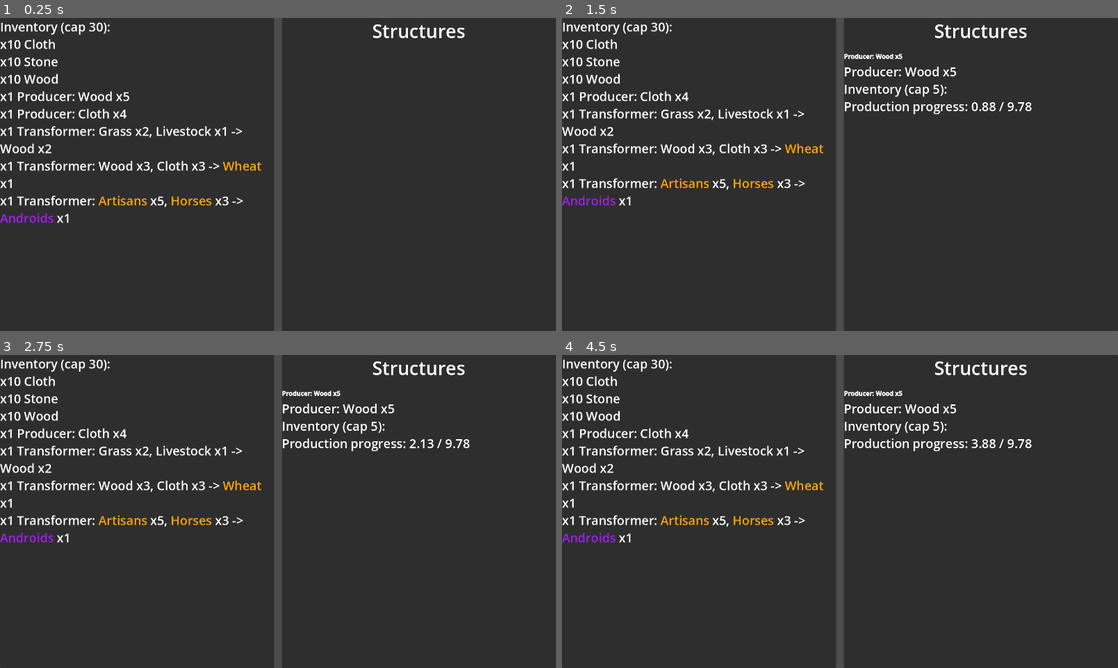
Above: before the commit, frames 1-4 (two rows, left to right).
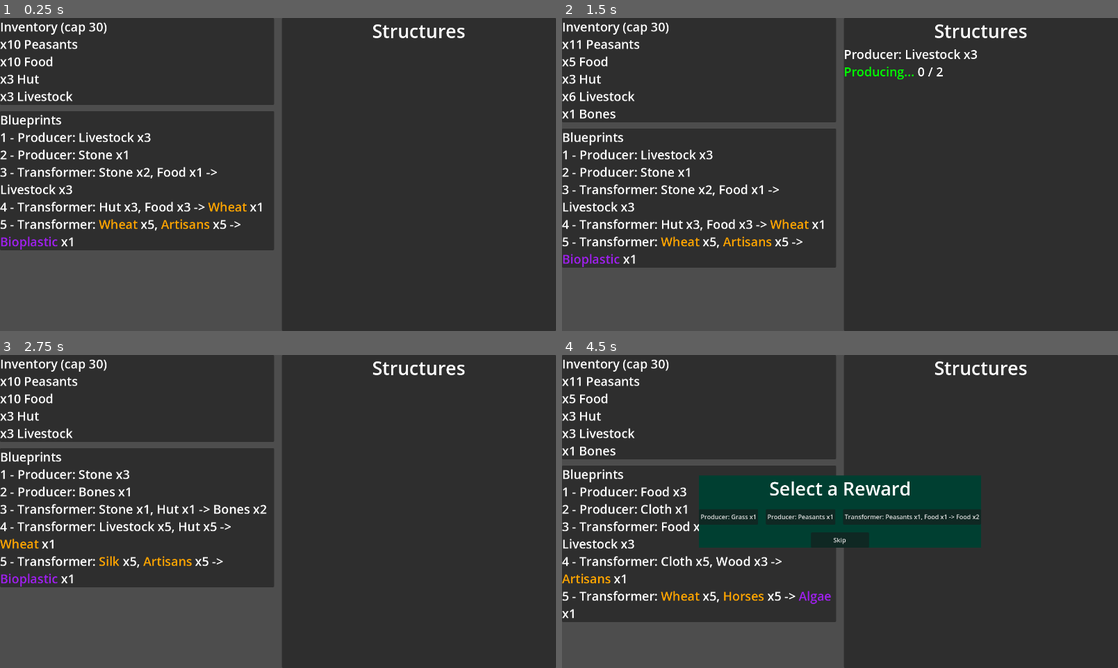
Above: after the commit, the same moments.

Repository: hellochar/godot-sketches
Game: Godot game, scene res://world.tscn
The game is run twice, just before and just after one commit, with the same random seed, the same clock (stepped at 60 frames per second) and the same inputs.
Inputs (mouse positions are in pixels of both pictures, inside the frame that each line leads up to):
- Up to frame 1 (0.25 s): no input
- Up to frame 2 (1.5 s): tap Enter at 0.5 s; tap 1 at 0.6 s; tap Space at 0.77, 1.07 s; tap 9 at 0.8, 1.35 s
- Up to frame 3 (2.75 s): tap Space at 1.52, 1.82 s; tap B at 1.55, 2.1 s; tap R at 2.3 s
- Up to frame 4 (4.5 s): tap R at 2.85 s; tap Space at 3.02, 3.32 s; tap Z at 3.05, 4.35 s; click (840, 539) at 3.5 s, where only the run after the commit has a clickable "Skip"

The runs differ from the first frame. In frame 1, 19% of the frame differs, in the area x 0-50%, y 2-100%; in frame 2, 18%; in frame 3, 20%; in frame 4, 25%, in the area x 0-85%, y 2-100%.

Commit message:
reward picker

Diff:
--- a/item.gd
+++ b/item.gd
@@ -30,5 +30,5 @@
 @export var tier: ETier
 @export var tags: Array[ETag] = []
 
-func _process(inventory: World.Inventory, amount: int, delta: float) -> void:
-  pass
+func tick(inventory: World.Inventory, amount: int, ticks: int) -> Dictionary[Item, int]:
+  return {}
--- /dev/null
+++ b/items/basic/bones.tres
@@ -0,0 +1,7 @@
+[gd_resource type="Resource" script_class="Item" load_steps=2 format=3 uid="uid://dkmtqu2p6beda"]
+
+[ext_resource type="Script" uid="uid://cdhbuu2d1xlss" path="res://item.gd" id="1_o47nc"]
+
+[resource]
+script = ExtResource("1_o47nc")
+metadata/_custom_type_script = "uid://cdhbuu2d1xlss"
--- /dev/null
+++ b/items/basic/food.tres
@@ -0,0 +1,7 @@
+[gd_resource type="Resource" script_class="Item" load_steps=2 format=3 uid="uid://d2khwqsxraca0"]
+
+[ext_resource type="Script" uid="uid://cdhbuu2d1xlss" path="res://item.gd" id="1_0egc2"]
+
+[resource]
+script = ExtResource("1_0egc2")
+metadata/_custom_type_script = "uid://cdhbuu2d1xlss"
--- /dev/null
+++ b/items/basic/grass.gd
@@ -0,0 +1,16 @@
+extends Item
+class_name Grass
+
+const FOOD = preload("res://items/basic/food.tres")
+func tick(inventory: World.Inventory, grass: int, ticks: int) -> Dictionary[Item, int]:
+  # every 5 grass produces one food
+  # every 5 grass produces one grass
+  var changes: Dictionary[Item, int] = {}
+  var food_produced = int((grass * ticks) / 5.0)
+  var grass_produced = int((grass * ticks) / 5.0)
+  if food_produced > 0:
+    changes[FOOD] = food_produced
+    print ("%d Grass produced %d food and grass" % [grass, food_produced])
+  if grass_produced > 0:
+    changes[self as Item] = grass_produced
+  return changes
--- a/items/basic/grass.tres
+++ b/items/basic/grass.tres
@@ -1,8 +1,8 @@
-[gd_resource type="Resource" script_class="Res" load_steps=2 format=3 uid="uid://mnjj8all4e1w"]
+[gd_resource type="Resource" script_class="Grass" load_steps=2 format=3 uid="uid://mnjj8all4e1w"]
 
-[ext_resource type="Script" uid="uid://cdhbuu2d1xlss" path="res://res.gd" id="1_8llt2"]
+[ext_resource type="Script" uid="uid://cf3h6rao1p7j1" path="res://items/basic/grass.gd" id="1_xenjs"]
 
 [resource]
-script = ExtResource("1_8llt2")
+script = ExtResource("1_xenjs")
 name = "Wood"
 metadata/_custom_type_script = "uid://cdhbuu2d1xlss"
--- /dev/null
+++ b/items/basic/hut.tres
@@ -0,0 +1,7 @@
+[gd_resource type="Resource" script_class="Item" load_steps=2 format=3 uid="uid://d1nw8fqm3m83l"]
+
+[ext_resource type="Script" uid="uid://cdhbuu2d1xlss" path="res://item.gd" id="1_b85op"]
+
+[resource]
+script = ExtResource("1_b85op")
+metadata/_custom_type_script = "uid://cdhbuu2d1xlss"
--- /dev/null
+++ b/items/basic/peasants.gd
@@ -0,0 +1,88 @@
+extends Item
+class_name Peasants
+
+const FOOD = preload("res://items/basic/food.tres")
+const GRASS = preload("res://items/basic/grass.tres")
+const HUT = preload("res://items/basic/hut.tres")
+const BONES = preload("res://items/basic/bones.tres")
+const STONE = preload("res://items/basic/stone.tres")
+const WOOD = preload("res://items/basic/wood.tres")
+const LIVESTOCK = preload("res://items/basic/livestock.tres")
+
+func tick(inventory: World.Inventory, peasants: int, ticks: int) -> Dictionary[Item, int]:
+  # separate peasants into housed and unhoused:
+  # housed = min(peasants, huts * 2)
+  # unhoused = peasants - housed
+  # deathrate:
+  #  starvation = (peasants - (food * 5)) / 5
+  #  natural = housed_peasants / 20 + unhoused_peasants / 5
+  # birthrate is housed_peasants / 5 + unhoused_peasants / 10, but only if starvation < 5% of peasant population
+
+  # dead peasants turn into bones
+
+  # unhoused peasants automatically build huts if able:
+  # a hut is 1 stone, 1 wood
+
+  # peasants automatically slaughter livestock if able:
+  # one livestock is 5 food
+
+  var changes: Dictionary[Item, int] = {}
+
+  var huts = inventory.num(HUT)
+  var housed = min(peasants, huts * 2)
+  var unhoused = peasants - housed
+  print ("Peasants: %d (Housed: %d, Unhoused: %d)" % [peasants, housed, unhoused])
+
+  var food = inventory.num(FOOD)
+  var livestock_count = inventory.num(LIVESTOCK)
+  var stone = inventory.num(STONE)
+  var wood = inventory.num(WOOD)
+
+  var new_huts_desired = int(ceil(unhoused / 2.0))
+  var huts_to_build = min(new_huts_desired, stone, wood)
+  changes[HUT] = changes.get(HUT, 0) + huts_to_build
+  changes[STONE] = changes.get(STONE, 0) - huts_to_build
+  changes[WOOD] = changes.get(WOOD, 0) - huts_to_build
+  huts += huts_to_build
+  housed = min(peasants, huts * 2)
+  unhoused = peasants - housed
+  print ("Wanted %d huts, Built %d huts, now %d housed, %d unhoused" % [new_huts_desired, huts_to_build, housed, unhoused])
+
+  var num_hungry = max(0, peasants - (food * 5))
+
+  if livestock_count > 0:
+    var to_slaughter = min(livestock_count, int(ceil(num_hungry / 5.0)))
+    changes[LIVESTOCK] = changes.get(LIVESTOCK, 0) - to_slaughter
+    changes[FOOD] = changes.get(FOOD, 0) + to_slaughter * 5
+    food += to_slaughter * 5
+    num_hungry = max(0, peasants - (food * 5))
+    print ("Slaughtered %d livestock for %d food" % [to_slaughter, to_slaughter * 5])
+
+  print ("Num hungry: %d" % num_hungry)
+
+  var starvation = max(0, num_hungry / 5)
+  # if there's absolutely no food, make starvation at least 1
+  if food == 0 and peasants > 0:
+    starvation = max(starvation, 1)
+  var natural = housed / 20 + unhoused / 5
+  var deaths = int(starvation + natural)
+
+  print ("Starvation: %d, Natural: %d, Total deaths: %d" % [int(starvation), int(natural), deaths])
+
+  if deaths > 0:
+    changes[self as Item] = changes.get(self as Item, 0) - deaths
+    changes[BONES] = changes.get(BONES, 0) + deaths
+
+  if starvation < peasants * 0.05:
+    var births = int(housed / 5 + unhoused / 10)
+    changes[self as Item] = changes.get(self as Item, 0) + births
+    print ("Births: %d" % births)
+
+  # eat food (assume ticks is 1)
+  var food_needed = int(ceil(peasants / 5.0))
+  var food_used = min(food, food_needed)
+  changes[FOOD] = changes.get(FOOD, 0) - food_used
+
+  print ("Food used: %d" % food_used)
+  print ("Total changes: %s" % changes)
+  return changes
--- a/items/basic/peasants.tres
+++ b/items/basic/peasants.tres
@@ -1,7 +1,7 @@
-[gd_resource type="Resource" script_class="Res" load_steps=2 format=3 uid="uid://7dy8nw3tmyvj"]
+[gd_resource type="Resource" load_steps=2 format=3 uid="uid://7dy8nw3tmyvj"]
 
-[ext_resource type="Script" uid="uid://cdhbuu2d1xlss" path="res://res.gd" id="1_m67xc"]
+[ext_resource type="Script" uid="uid://bllfebw3pn4wx" path="res://items/basic/peasants.gd" id="1_mv2qe"]
 
 [resource]
-script = ExtResource("1_m67xc")
+script = ExtResource("1_mv2qe")
 metadata/_custom_type_script = "uid://cdhbuu2d1xlss"
--- /dev/null
+++ b/picker.gd
@@ -0,0 +1,41 @@
+extends Control
+class_name Picker
+
+signal item_selected(item: Item, amount: int)
+
+var inventory: World.Inventory
+var skippable: bool = true
+@onready var container: BoxContainer = %Container
+@onready var skip_button: Button = %SkipButton
+
+func set_inventory(inv: World.Inventory, _skippable: bool = true) -> void:
+  inventory = inv
+  self.skippable = _skippable
+  refresh()
+
+func refresh() -> void:
+  for child in container.get_children():
+    child.queue_free()
+
+  if not inventory:
+    return
+
+  for item in inventory.dict.keys():
+    var button = Button.new()
+    button.custom_minimum_size = Vector2(150, 40)
+    var amount = inventory.dict[item]
+    if amount <= 1:
+      button.text = item.name
+    else:
+      button.text = "%s (x%d)" % [item.name, amount]
+    button.pressed.connect(func(): _on_item_clicked(item, amount))
+    container.add_child(button)
+
+  if skippable:
+    skip_button.pressed.connect(func(): _on_item_clicked(null, 0))
+    skip_button.show()
+  else:
+    skip_button.hide()
+
+func _on_item_clicked(item: Item, amount: int) -> void:
+  item_selected.emit(item, amount)
--- /dev/null
+++ b/picker.tscn
@@ -0,0 +1,57 @@
+[gd_scene load_steps=4 format=3 uid="uid://dpicker123456"]
+
+[ext_resource type="Script" uid="uid://b6xp88qys52of" path="res://picker.gd" id="1_picker"]
+
+[sub_resource type="StyleBoxFlat" id="StyleBoxFlat_nbr10"]
+bg_color = Color(0, 0.24553636, 0.19105443, 1)
+
+[sub_resource type="LabelSettings" id="LabelSettings_nbr10"]
+font_size = 48
+
+[node name="Picker" type="Control"]
+layout_mode = 3
+anchors_preset = 15
+anchor_right = 1.0
+anchor_bottom = 1.0
+grow_horizontal = 2
+grow_vertical = 2
+script = ExtResource("1_picker")
+
+[node name="PanelContainer" type="PanelContainer" parent="."]
+layout_mode = 1
+anchors_preset = 8
+anchor_left = 0.5
+anchor_top = 0.5
+anchor_right = 0.5
+anchor_bottom = 0.5
+offset_left = -20.0
+offset_top = -20.0
+offset_right = 20.0
+offset_bottom = 20.0
+grow_horizontal = 2
+grow_vertical = 2
+theme_override_styles/panel = SubResource("StyleBoxFlat_nbr10")
+
+[node name="BoxContainer" type="BoxContainer" parent="PanelContainer"]
+layout_mode = 2
+theme_override_constants/separation = 20
+vertical = true
+
+[node name="Label" type="Label" parent="PanelContainer/BoxContainer"]
+layout_mode = 2
+text = "Select a Reward"
+label_settings = SubResource("LabelSettings_nbr10")
+horizontal_alignment = 1
+
+[node name="Container" type="BoxContainer" parent="PanelContainer/BoxContainer"]
+unique_name_in_owner = true
+layout_mode = 2
+theme_override_constants/separation = 20
+alignment = 1
+
+[node name="SkipButton" type="Button" parent="PanelContainer/BoxContainer"]
+unique_name_in_owner = true
+custom_minimum_size = Vector2(150, 40)
+layout_mode = 2
+size_flags_horizontal = 4
+text = "Skip"
--- a/structure.gd
+++ b/structure.gd
@@ -3,13 +3,13 @@
 
 @export var ingredients: Dictionary[Item, int] = {}
 @export var production: Dictionary[Item, int] = {}
-@export var production_time: float = 0
+@export var production_time: int = 0 # in ticks
 
 static func generate_random_producer() -> Structure:
   var structure = Structure.new()
   var rand_basic: Item = ItemLibrary.get_by_tier(Item.ETier.Basic).pick_random()
-  structure.production[rand_basic] = randi_range(3, 5)
-  structure.production_time = randf_range(5, 10)
+  structure.production[rand_basic] = randi_range(1, 3)
+  structure.production_time = randi_range(1, 3)
   structure.description = structure.describe()
   structure.tier = Item.ETier.Basic
   structure.tags.push_back(Item.ETag.Structure)
@@ -25,8 +25,8 @@
     structure.ingredients[res] = randi_range(1, 2)
     sum_ingredients += structure.ingredients[res]
   var rand_advanced: Item = ItemLibrary.get_by_tier(in_tier).pick_random()
-  structure.production[rand_advanced] = sum_ingredients - 1
-  structure.production_time = randf_range(10, 15)
+  structure.production[rand_advanced] = sum_ingredients
+  structure.production_time = randi_range(2, 4)
   structure.description = structure.describe()
   structure.tier = in_tier
   structure.tags.push_back(Item.ETag.Structure)
@@ -41,7 +41,7 @@
     structure.ingredients[res] = randi_range(3, 5)
   var rand_futuristic: Item = ItemLibrary.get_by_tier(upgraded_tier).pick_random()
   structure.production[rand_futuristic] = 1
-  structure.production_time = randf_range(15, 20)
+  structure.production_time = randi_range(7, 10)
   structure.description = structure.describe()
   structure.tier = base_tier
   structure.tags.push_back(Item.ETag.Structure)
--- a/structure_instance.gd
+++ b/structure_instance.gd
@@ -2,24 +2,32 @@
 class_name StructureInstance
 
 var type: Structure
-var inventory: World.Inventory = World.Inventory.new(5)
-var production_timer: float = 0.0
+# var inventory: World.Inventory = World.Inventory.new(5)
+var production_timer: int = 0 # in ticks
+
+var inventory: World.Inventory:
+  get:
+    return World.main.inventory
 
 func render() -> void:
-  text = "[b]%s[/b]\n" % type.name
-  text += "%s\n" % type.description
-  text += inventory.to_string()
-  text += "Production progress: %.2f / %.2f\n" % [production_timer, type.production_time]
+  text = "%s\n" % type.description
+  # text += inventory.to_string()
+  if !can_produce():
+    text += "[color=red]Waiting for ingredients...[/color]\n"
+  else:
+    text += "[color=green]Producing...[/color] %d / %d\n" % [production_timer, type.production_time]
 
 func _process(delta: float) -> void:
+  render()
+
+func tick(ticks: int) -> void:
   if can_produce():
-    production_timer += delta
+    production_timer += ticks
     if production_timer >= type.production_time:
       produce()
-      production_timer = 0.0
-  else:
-    take(World.main.inventory)
-  render()
+      production_timer = 0
+  # else:
+  #   take(World.main.inventory)
 
 func take(source: World.Inventory) -> void:
   for res in type.ingredients.keys():
--- a/world.gd
+++ b/world.gd
@@ -8,81 +8,173 @@
 
 static var main: World
 
-var inventory: Inventory = Inventory.new(30)
+var inventory: Inventory = Inventory.new(30, "Inventory")
+var blueprints: Inventory = Inventory.new(1, "Blueprints")
+var board: Array[StructureInstance] = []
+var turn_count: int = 0
+var reward_inventory: Inventory = Inventory.new(30, "Rewards")
 
 func _enter_tree() -> void:
   main = self
 
 func _ready() -> void:
-  # add three basic random resources
-  var basic_resources = ItemLibrary.get_by_tier(Item.ETier.Basic)
-  for i in range(3):
-    var res = basic_resources.pick_random()
-    inventory.add(res, 10)
+  # # add three basic random resources
+  # var basic_resources = ItemLibrary.get_by_tier(Item.ETier.Basic)
+  # for i in range(3):
+  #   var res = basic_resources.pick_random()
+  #   inventory.add(res, 10)
 
-  inventory.add(Structure.generate_random_producer(), 1)
-  inventory.add(Structure.generate_random_producer(), 1)
-  inventory.add(Structure.generate_random_transformer_sametier(Item.ETier.Basic), 1)
-  inventory.add(Structure.generate_random_upgrader(Item.ETier.Basic, Item.ETier.Advanced), 1)
-  inventory.add(Structure.generate_random_upgrader(Item.ETier.Advanced, Item.ETier.Futuristic), 1)
+  inventory.add(preload("res://items/basic/peasants.tres"), 10)
+  inventory.add(preload("res://items/basic/food.tres"), 10)
+  inventory.add(preload("res://items/basic/hut.tres"), 3)
+  inventory.add(preload("res://items/basic/livestock.tres"), 3)
+
+  blueprints.prefix = true
+  blueprints.add(Structure.generate_random_producer(), 1)
+  blueprints.add(Structure.generate_random_producer(), 1)
+  blueprints.add(Structure.generate_random_transformer_sametier(Item.ETier.Basic), 1)
+  blueprints.add(Structure.generate_random_upgrader(Item.ETier.Basic, Item.ETier.Advanced), 1)
+  blueprints.add(Structure.generate_random_upgrader(Item.ETier.Advanced, Item.ETier.Futuristic), 1)
+
+  _process(0)
+
+func tick(ticks: int) -> void:
+  inventory.tick(ticks)
+  for structure_instance in board:
+    structure_instance.tick(ticks)
+
+  turn_count += ticks
+  # if turn_count % 5 == 0:
+  #   create_reward()
 
 func _process(delta: float) -> void:
-  inventory._process(delta)
   %MainInventory.text = inventory._to_string()
+  %Blueprints.text = blueprints._to_string()
 
 func _input(event: InputEvent) -> void:
   if event is InputEventKey and event.pressed and not event.echo:
-    if event.keycode == KEY_1:
-      # Debug: place first structure in inventory
-      var structures = []
-      for item in inventory.dict.keys():
-        if item is Structure:
-          structures.append(item)
-      if structures.size() > 0:
-        place(structures[0])
+    if event.keycode >= KEY_1 and event.keycode <= KEY_9:
+      var index = event.keycode - KEY_1
+      if index >= blueprints.dict.size():
+        return
+      var structure: Structure = blueprints.dict.keys()[index] as Structure
+      print ("Placing %s" % structure.name)
+      place(structure.duplicate())
+    if event.keycode == KEY_B:
+      var basic_resources = ItemLibrary.get_by_tier(Item.ETier.Basic)
+      var res = basic_resources.pick_random()
+      inventory.add(res, 10)
+    if event.keycode == KEY_R:
+      get_tree().reload_current_scene()
+    if event.keycode == KEY_Z:
+      create_reward()
+    if event.keycode == KEY_SPACE:
+      tick(1)
+
+const STRUCTURE_INSTANCE = preload("res://structure_instance.tscn")
+const PICKER_SCENE = preload("res://picker.tscn")
 
 func place(structure: Structure) -> void:
-  if inventory.dict.get(structure, 0) > 0:
-    inventory.remove(structure, 1)
-    _spawn_structure_instance(structure)
-
-const STRUCTURE_INSTANCE = preload("res://structure_instance.tscn")
-func _spawn_structure_instance(structure: Structure) -> void:
   var instance := STRUCTURE_INSTANCE.instantiate()
   instance.type = structure
   %StructuresContainer.add_child(instance)
+  board.append(instance)
+
+func create_reward() -> void:
+  reward_inventory.dict.clear()
+
+  for i in range(3):
+    var reward_type = randi() % 3
+    var reward: Item
+    if reward_type == 0:
+      reward = Structure.generate_random_producer()
+      reward_inventory.add(reward, 1)
+    elif reward_type == 1:
+      reward = Structure.generate_random_transformer_sametier(Item.ETier.Basic)
+      reward_inventory.add(reward, 1)
+    else:
+      reward = ItemLibrary.get_by_tier(Item.ETier.Basic).pick_random()
+      reward_inventory.add(reward, 10)
+
+  var picker = PICKER_SCENE.instantiate()
+  add_child(picker)
+  picker.set_inventory(reward_inventory)
+  picker.item_selected.connect(_on_reward_selected.bind(picker))
+
+func _on_reward_selected(item: Item, amount: int, picker: Node) -> void:
+  if item is Structure:
+    blueprints.add(item, amount)
+  else:
+    inventory.add(item, amount)
+  picker.queue_free()
+
+static func dict_add_all(me: Dictionary, other: Dictionary) -> void:
+  for key in other.keys():
+    me[key] = me.get(key, 0) + other[key]
+
+static func dict_trim_zero(me: Dictionary) -> void:
+  var keys_to_remove: Array = []
+  for key in me.keys():
+    if me[key] == 0:
+      keys_to_remove.append(key)
+  for key in keys_to_remove:
+    me.erase(key)
 
 class Inventory:
+  var name: String = "Inventory"
   var dict: Dictionary[Item, int] = {} # Resource and its amount
   var cap: int
+  var prefix: bool = false
 
-  func _init(_cap: int) -> void:
+  func _init(_cap: int, _name: String = "Inventory") -> void:
     cap = _cap
+    name = _name
 
   func _to_string() -> String:
-    var out := "Inventory (cap %d):\n" % cap
-    for res in dict.keys():
-      out += "x%d %s\n" % [dict[res], res.name]
+    var out := name
+    if cap > 1:
+      out += " (cap %d)" % cap
+    out += "\n"
+    var index = 1
+    for item in dict.keys():
+      var line: String = "%d - " % index if prefix else ""
+      index += 1
+      if cap > 1:
+        line += "x%d %s\n" % [dict[item], item.name]
+      else:
+        line += "%s\n" % item.name
+      out += line
     return out
 
-  func _process(delta):
-    for res in dict.keys():
-      res._process(self, dict[res], delta)
+  func tick(ticks: int):
+    var total_diff: Dictionary[Item, int] = {}
+    for item: Item in dict.keys():
+      var diff := item.tick(self, dict[item], ticks)
+      World.dict_add_all(total_diff, diff)
+    add_all(total_diff)
 
-  func add(res: Item, amount: int) -> void:
-    dict[res] = clamp(dict.get(res, 0) + amount, 0, cap)
-    if dict[res] == 0:
-      dict.erase(res)
+  func add(item: Item, amount: int) -> void:
+    dict[item] = clamp(num(item) + amount, 0, cap)
+    if dict[item] == 0:
+      dict.erase(item)
 
-  func add_all(other: Inventory) -> void:
-    for res in other.dict.keys():
-      add(res, other.dict[res])
+  func add_all(other: Variant) -> void:
+    var other_dict: Dictionary[Item, int]
+    if other is Dictionary:
+      other_dict = other
+    if other is Inventory:
+      other_dict = other.dict
+    for item in other_dict.keys():
+      add(item, other_dict[item])
+
+  func num(item: Item) -> int:
+    return dict.get(item, 0)
 
   func clear() -> void:
     dict.clear()
 
-  func remove(res: Item, amount: int) -> void:
-    add(res, -amount)
+  func remove(item: Item, amount: int) -> void:
+    add(item, -amount)
 
   func _get(property: StringName) -> Variant:
     var res = ItemLibrary.get_by_name(property)
--- a/world.tscn
+++ b/world.tscn
@@ -17,22 +17,40 @@
 offset_bottom = 810.0
 theme_override_constants/separation = 20
 
-[node name="PanelContainer" type="PanelContainer" parent="HBoxContainer"]
+[node name="HBoxContainer" type="VBoxContainer" parent="HBoxContainer"]
+layout_mode = 2
+size_flags_horizontal = 3
+theme_override_constants/separation = 16
+
+[node name="PanelContainer" type="PanelContainer" parent="HBoxContainer/HBoxContainer"]
 layout_mode = 2
 size_flags_horizontal = 3
 
-[node name="MainInventory" type="RichTextLabel" parent="HBoxContainer/PanelContainer"]
+[node name="MainInventory" type="RichTextLabel" parent="HBoxContainer/HBoxContainer/PanelContainer"]
 unique_name_in_owner = true
 layout_mode = 2
 theme_override_font_sizes/normal_font_size = 32
 bbcode_enabled = true
 text = "Inventory (cap 30):
 x30 Grass
-x1 Producer: Livestock x4
-x1 Producer: Grass x3
-x1 Transformer: Livestock x2, Wood x1 -> Peasants x2
-x1 Transformer: Cloth x5, Livestock x4 -> [color=orange]Marble[/color] x1
-x1 Transformer: [color=orange]Horses[/color] x5, [color=orange]Marble[/color] x4 -> [color=purple]Nanofiber[/color] x1
+"
+fit_content = true
+
+[node name="PanelContainer2" type="PanelContainer" parent="HBoxContainer/HBoxContainer"]
+layout_mode = 2
+
+[node name="Blueprints" type="RichTextLabel" parent="HBoxContainer/HBoxContainer/PanelContainer2"]
+unique_name_in_owner = true
+layout_mode = 2
+theme_override_font_sizes/normal_font_size = 32
+bbcode_enabled = true
+text = "Blueprints:
+
+1 - Producer: Livestock x4
+2 - Producer: Grass x3
+3 - Transformer: Livestock x2, Wood x1 -> Peasants x2
+4 - Transformer: Cloth x5, Livestock x4 -> [color=orange]Marble[/color] x1
+5 - Transformer: [color=orange]Horses[/color] x5, [color=orange]Marble[/color] x4 -> [color=purple]Nanofiber[/color] x1
 "
 fit_content = true
 
Not shown, added: items/basic/grass.gd.uid
Not shown, added: items/basic/peasants.gd.uid
Not shown, added: picker.gd.uid
